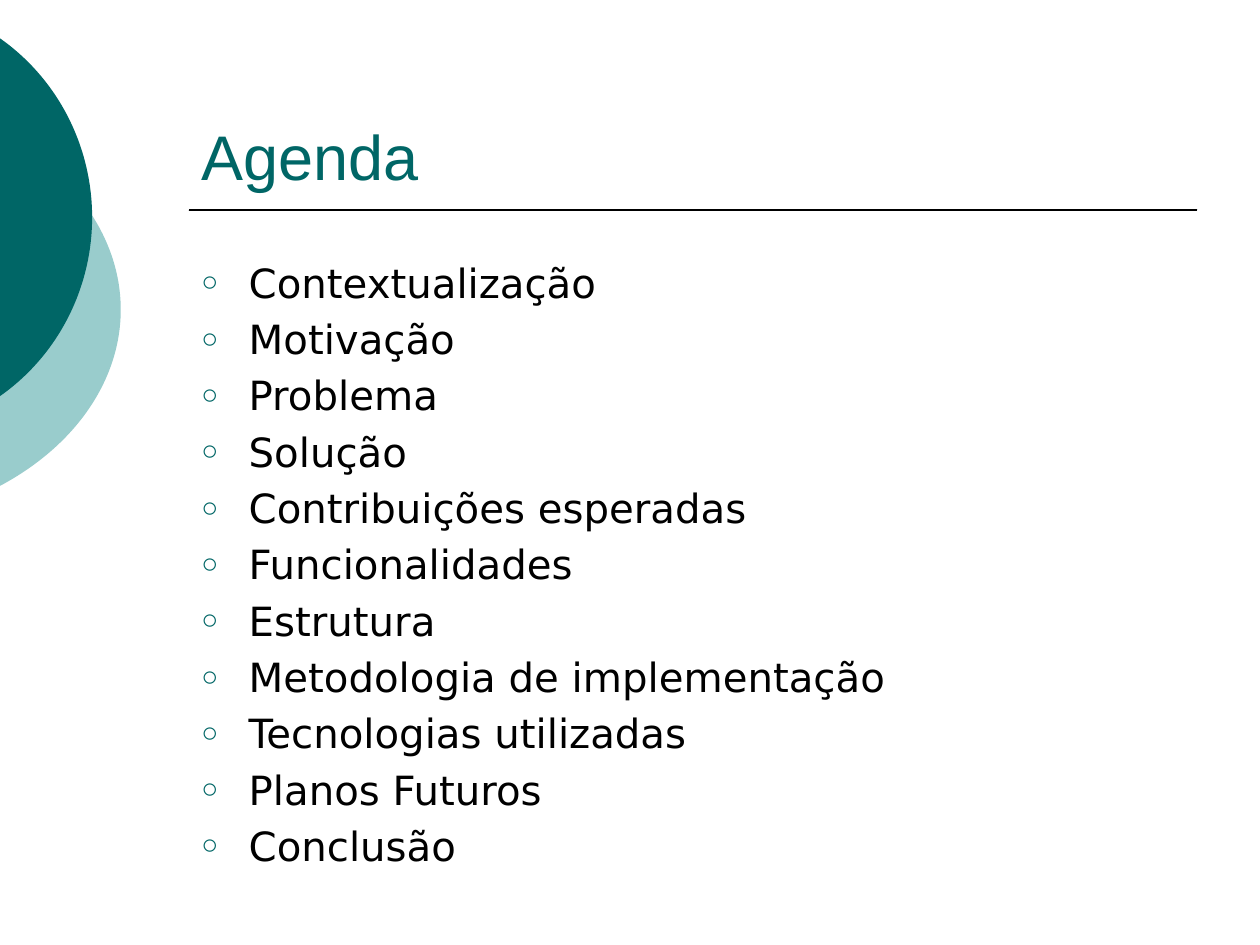
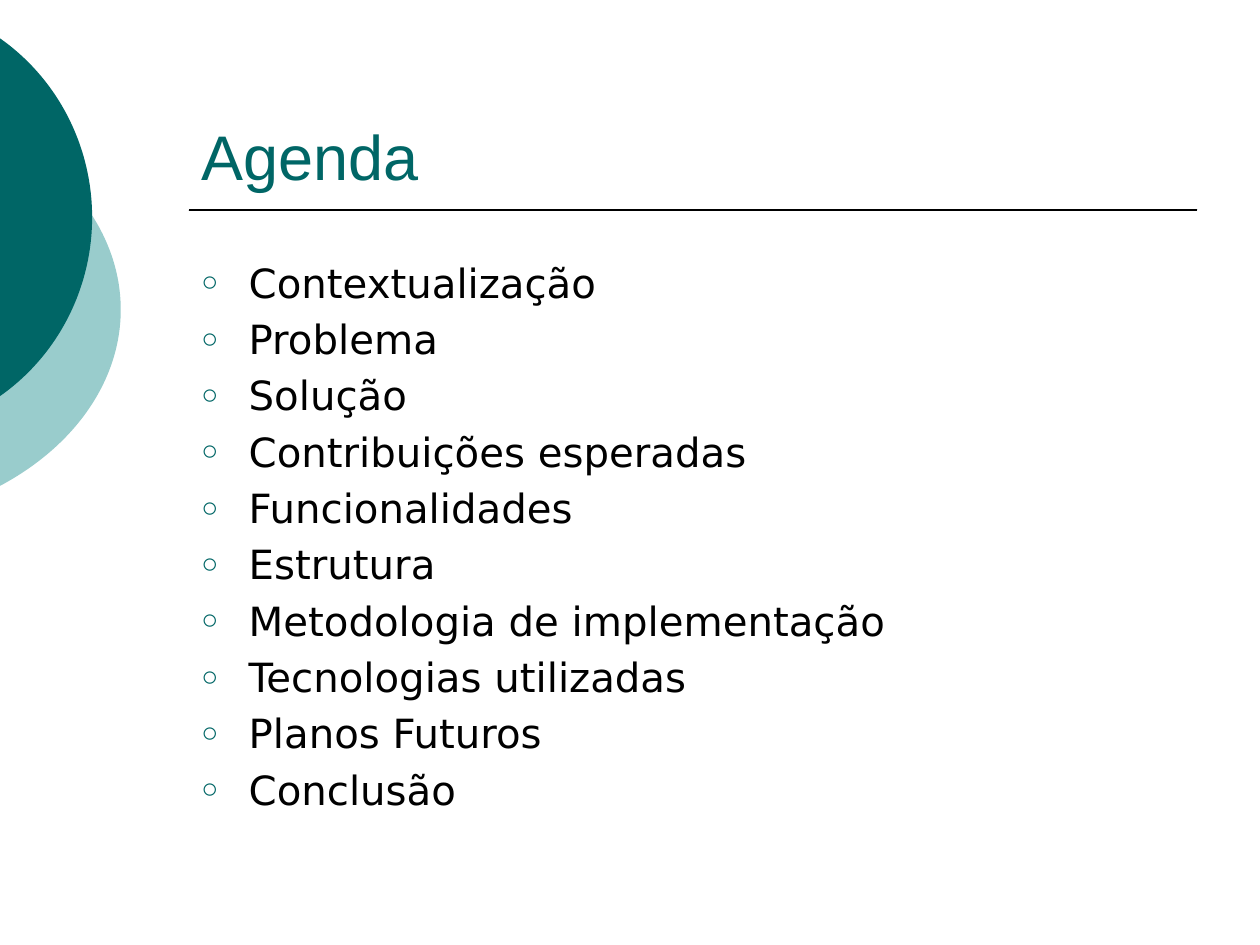
Before and after one commit to RVBF/pharmabook, a slide deck: slide 2 of doc/p2/TCC-P2.pptx. Drawn at 1260x945 pixels with LibreOffice and Linux fonts; fonts in the diff are those of the drawing. Boxes give left, top, right and bottom in pixels: in the first picture for what was removed or moved away, otherwise in the second. Text is boxed around its words. In the diff, an @@ line names an element or a change of style, - is before the commit and + after.

```diff
--- a/doc/p2/TCC-P2.pptx
+++ b/doc/p2/TCC-P2.pptx
@@ text at [249, 322, 455, 362]: paragraph removed @@
-○ Motivação
```
Also in this commit, not shown: 3 other slides changed, 1 slide added, 3 other files.
